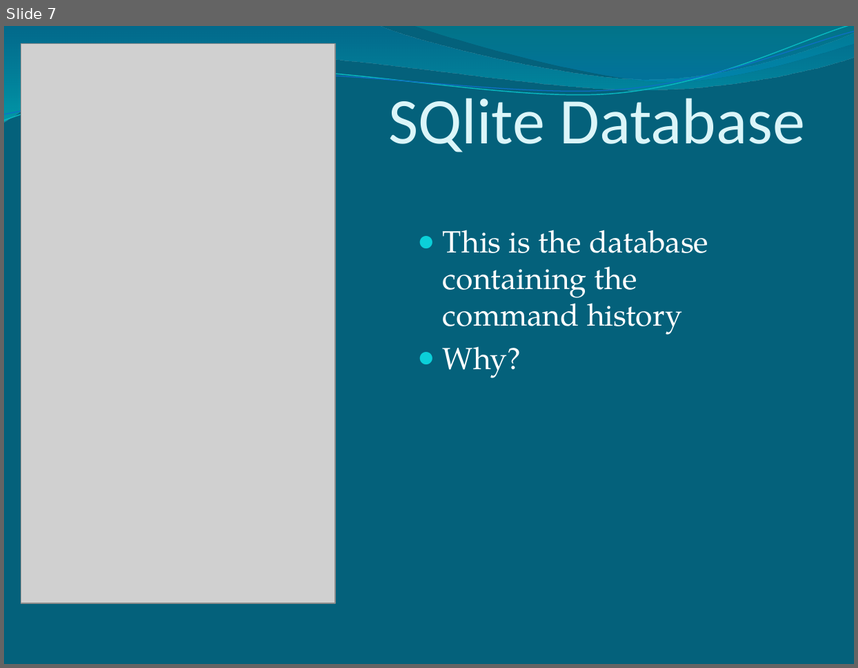
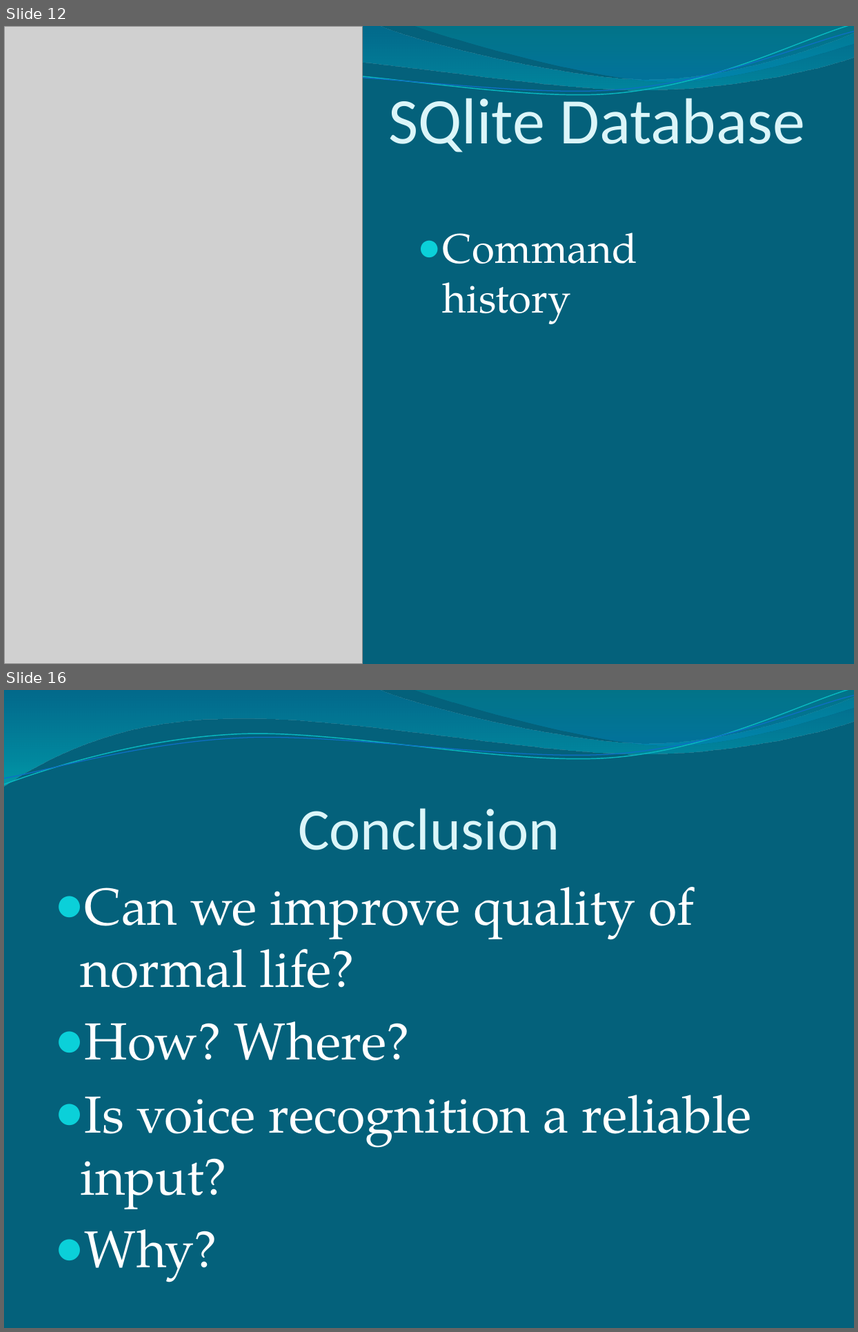
Before and after one commit to Pontus92/JAMP, a slide deck: PowerPoint/Easy Speech.pptx. Shown one above the other, each under a label of ours: slide 7 before the commit, slides 12 and 16 after it; the slides between them are not shown. The pictures are 858x668 and 858x1332 pixels, drawn with LibreOffice and Linux fonts; fonts in the diff are those of the drawing; grey boxes stand for pictures. Boxes give left, top, right and bottom in pixels: in the first picture for what was removed or moved away, otherwise in the second. Text is boxed around its words. In the diff, an @@ line names an element or a change of style, - is before the commit and + after.

```diff
--- a/PowerPoint/Easy Speech.pptx
+++ b/PowerPoint/Easy Speech.pptx
@@ slide 16 added at box(4, 690, 854, 1328), background #04617B; not listed: 4 template elements that a slide beside it also shows @@
@@ title added at box(298, 808, 559, 850), 50 pt, text #DBF5F9 @@
+Conclusion
@@ text added at box(81, 887, 752, 1282), 44 pt, text #FFFFFF @@
+● Can we improve quality of normal life?
+● How? Where?
+● Is voice recognition a reliable input?
+● Why?
@@ what was slide 7 is now slide 12 @@
@@ slide 12 changed as well @@
@@ picture: place and size @@
-picture at box(21, 44, 335, 604)
+picture at box(4, 26, 363, 664)
@@ text at box(443, 232, 637, 324): text changed; size 26 to 35 pt @@
-● This is the database containing the command history
-● Why?
+● Command history
```
Also in this commit, not shown: 4 other slides changed, 11 other slides added, 2 slides removed, 1 other file.
